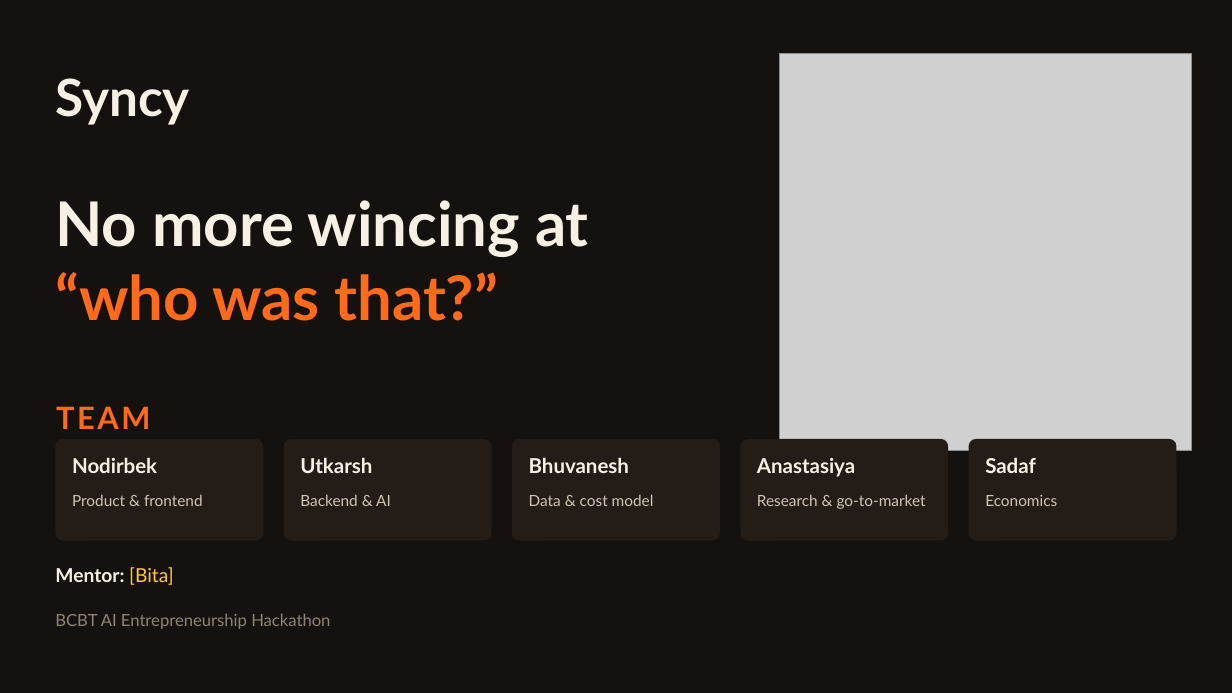
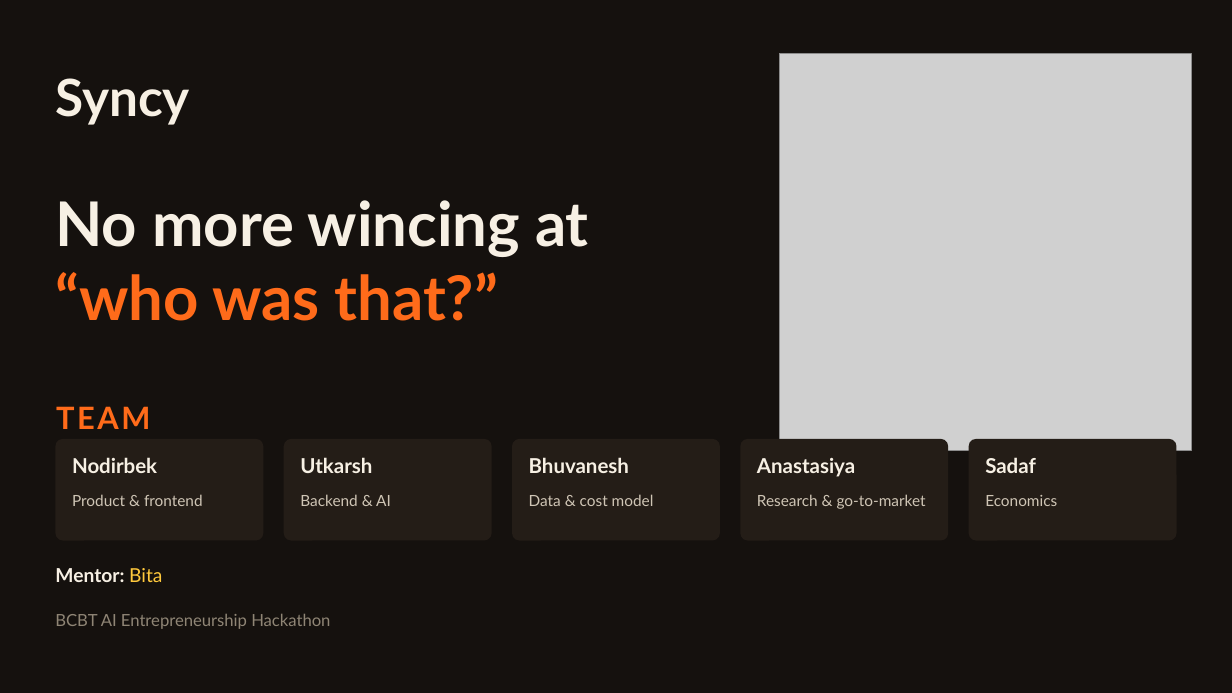
Before and after one commit to UtkarshMidha/syncy, a slide deck: slide 1 of assets/pitch.pptx. Drawn at 1232x693 pixels with LibreOffice and Linux fonts; fonts in the diff are those of the drawing; grey boxes stand for pictures. Boxes give left, top, right and bottom in pixels: in the first picture for what was removed or moved away, otherwise in the second. Text is boxed around its words. In the diff, an @@ line names an element or a change of style, - is before the commit and + after.

```diff
--- a/assets/pitch.pptx
+++ b/assets/pitch.pptx
@@ text at [55, 568, 162, 582]: text changed @@
-Mentor: [Bita]
+Mentor: Bita
```
Also in this commit, not shown: 10 other slides changed, 3 slides added.
